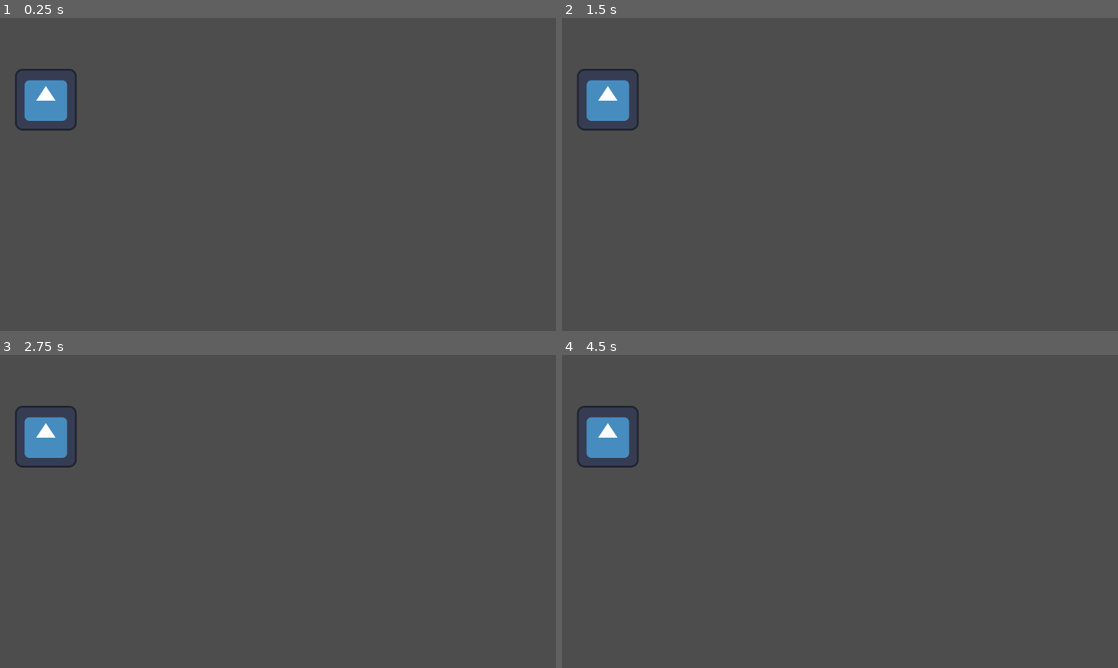
Above: before the commit, frames 1-4 (two rows, left to right).
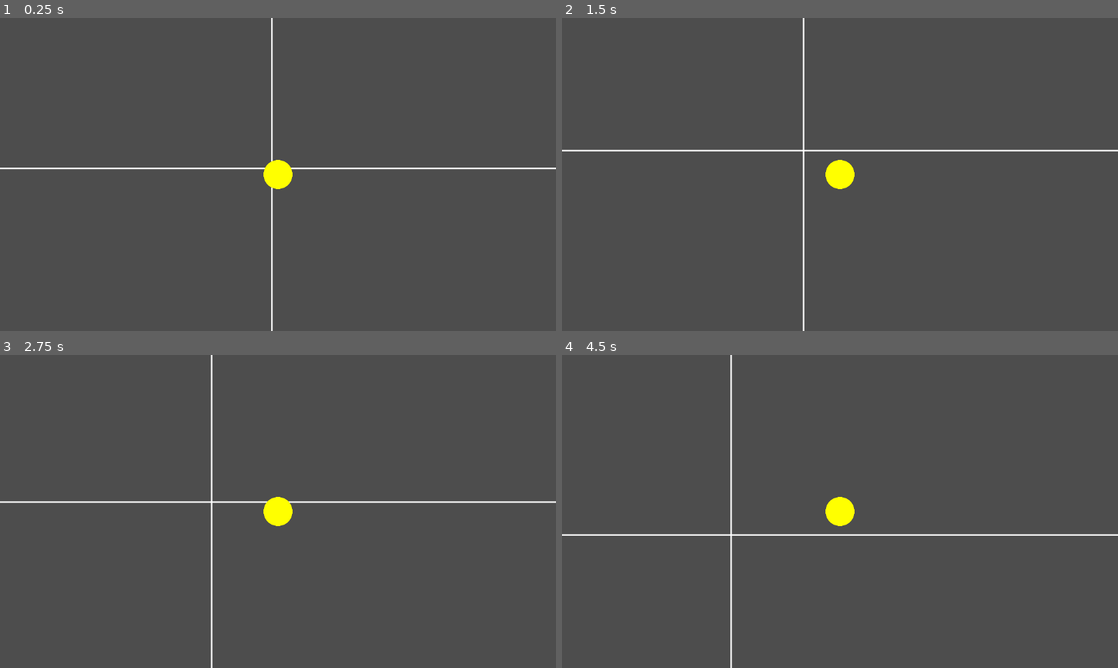
Above: after the commit, the same moments.

Repository: mathy-game/mathy
Game: Godot game, scene res://playing_scene.tscn
Same seed, same stepped clock (60 frames per second), same inputs: the game is played once before the commit and once after it. The engine's default icon, where the game draws it, is replaced by a stand-in: a white triangle on a blue panel in a dark square.
Inputs:
- Up to frame 1 (0.25 s): no input
- Up to frame 2 (1.5 s): no input
- Up to frame 3 (2.75 s): no input
- Up to frame 4 (4.5 s): tap Enter at 2.75, 4.25 s; tap Space at 3.5 s

The runs differ from the first frame. In frame 1, 2.6% of the frame differs, in the area x 0-100%, y 0-100%; in frame 2, 2.7%; in frame 3, 2.7%; in frame 4, 2.7%.

Commit message:
feat: Add movement

Diff:
--- a/playing_scene.tscn
+++ b/playing_scene.tscn
@@ -1,9 +1,14 @@
-[gd_scene load_steps=2 format=3 uid="uid://dilg4ecjpo3xk"]
+[gd_scene load_steps=3 format=3 uid="uid://dilg4ecjpo3xk"]
 
-[ext_resource type="Texture2D" uid="uid://b5x5db4i6fo3a" path="res://icon.svg" id="1_rgeql"]
+[ext_resource type="Script" path="res://src/system.gd" id="1_jj081"]
+[ext_resource type="Script" path="res://src/role.gd" id="2_e3eme"]
 
 [node name="Node2D" type="Node2D"]
 
-[node name="Icon" type="Sprite2D" parent="."]
-position = Vector2(95, 169)
-texture = ExtResource("1_rgeql")
+[node name="System" type="Sprite2D" parent="."]
+script = ExtResource("1_jj081")
+
+[node name="Role" type="Sprite2D" parent="System"]
+script = ExtResource("2_e3eme")
+
+[node name="Camera2D" type="Camera2D" parent="System/Role"]
--- a/project.godot
+++ b/project.godot
@@ -13,7 +13,12 @@
 config/name="Mathy"
 run/main_scene="res://playing_scene.tscn"
 config/features=PackedStringArray("4.2", "GL Compatibility")
+boot_splash/bg_color=Color(0.141176, 0.141176, 0.141176, 1)
 config/icon="res://icon.svg"
+
+[autoload]
+
+global="*res://src/global.gd"
 
 [display]
 
--- /dev/null
+++ b/scores/test/data.gd
@@ -0,0 +1,17 @@
+var name = "Test"
+var level = "EZ.1"
+var background = ""
+var music = ""
+var author = ""
+
+func update(elapsed: int):
+	if elapsed == 100:
+		pass
+
+static func get_function(x):
+	if x < 10:
+		return func(x):
+			return sin(x)
+	if x >= 10:
+		return func(x):
+			return x - 10
--- /dev/null
+++ b/src/global.gd
@@ -0,0 +1,3 @@
+extends Node
+
+var currentMusicPath: String = ""
--- a/global.gd
+++ b/src/read.gd
@@ -3,7 +3,7 @@
 
 # Called when the node enters the scene tree for the first time.
 func _ready():
-	pass
+	pass # Replace with function body.
 
 
 # Called every frame. 'delta' is the elapsed time since the previous frame.
--- /dev/null
+++ b/src/role.gd
@@ -0,0 +1,17 @@
+extends Sprite2D
+
+var x = 0.0
+var speed = 50
+var s = 50.0 # Interval
+var elapsed = 0
+var data = load("res://scores/test/data.gd")
+
+func _process(delta):
+	x += speed * delta
+	var y = data.get_function(x / s).call(x / s) * s
+	position.x = x
+	position.y = y
+	elapsed += 1
+
+func _draw():
+	draw_circle(Vector2(0, 0), 30, "yellow")
--- /dev/null
+++ b/src/system.gd
@@ -0,0 +1,14 @@
+extends Sprite2D
+
+
+# Called when the node enters the scene tree for the first time.
+func _ready():
+	position.x = 300;
+	position.y = 500;
+
+func _process(delta):
+	pass
+
+func _draw():
+	draw_line(Vector2(-10000, 0), Vector2(10000, 0), "white", 3)
+	draw_line(Vector2(0, -10000), Vector2(0, 10000), "white", 3)
